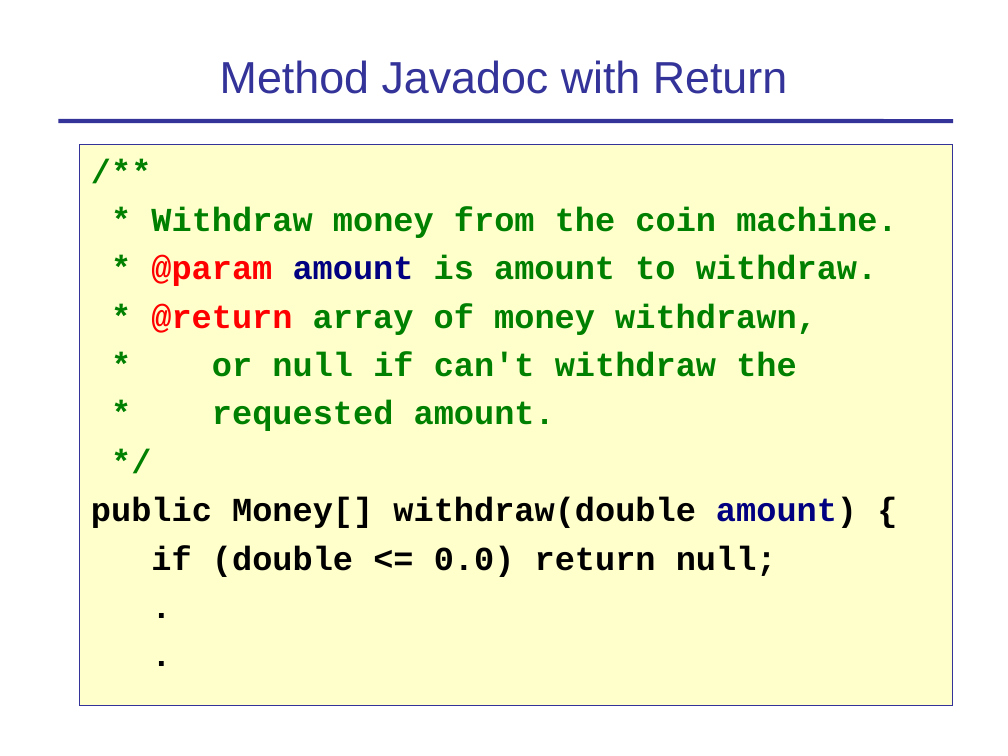
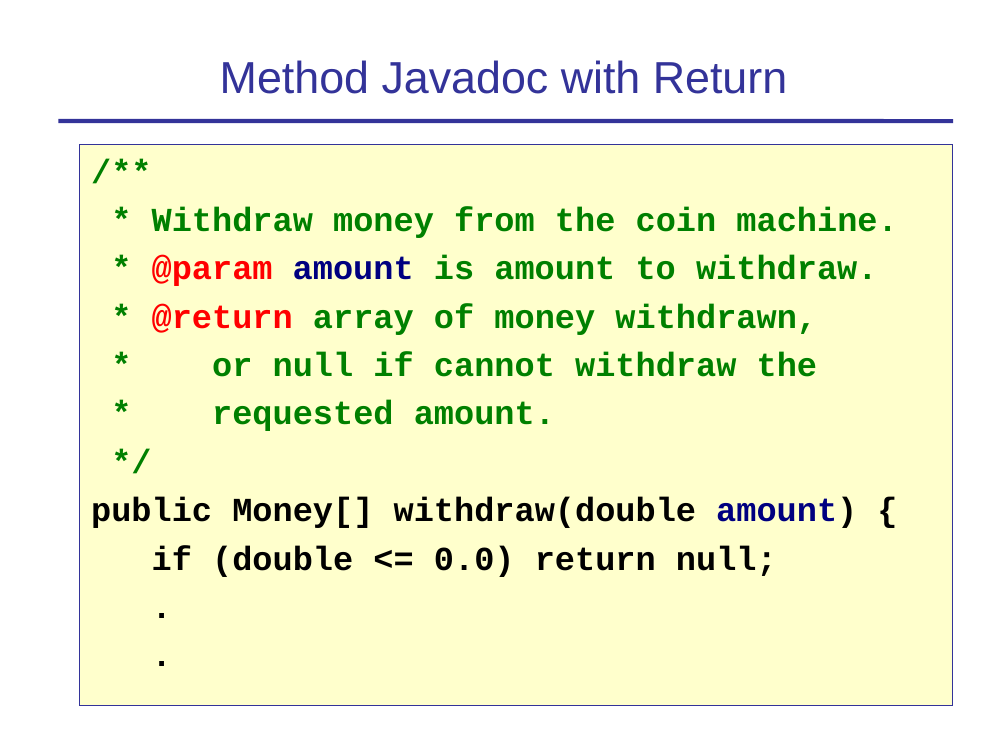
Before and after one commit to skeoop/skeoop.github.io, a slide deck: slide 7 of week1/2-Coding-Standard-and-Javadoc.ppt. Drawn at 1008x756 pixels with LibreOffice and Linux fonts; fonts in the diff are those of the drawing. Boxes give left, top, right and bottom in pixels: in the first picture for what was removed or moved away, otherwise in the second. Text is boxed around its words. In the diff, an @@ line names an element or a change of style, - is before the commit and + after.

```diff
--- a/week1/2-Coding-Standard-and-Javadoc.ppt
+++ b/week1/2-Coding-Standard-and-Javadoc.ppt
@@ text in rectangle at [212,352,818,377]: text changed @@
-* or null if can't withdraw the
+* or null if cannot withdraw the
```
Also in this commit, not shown: 4 other slides changed, 6 other files.
